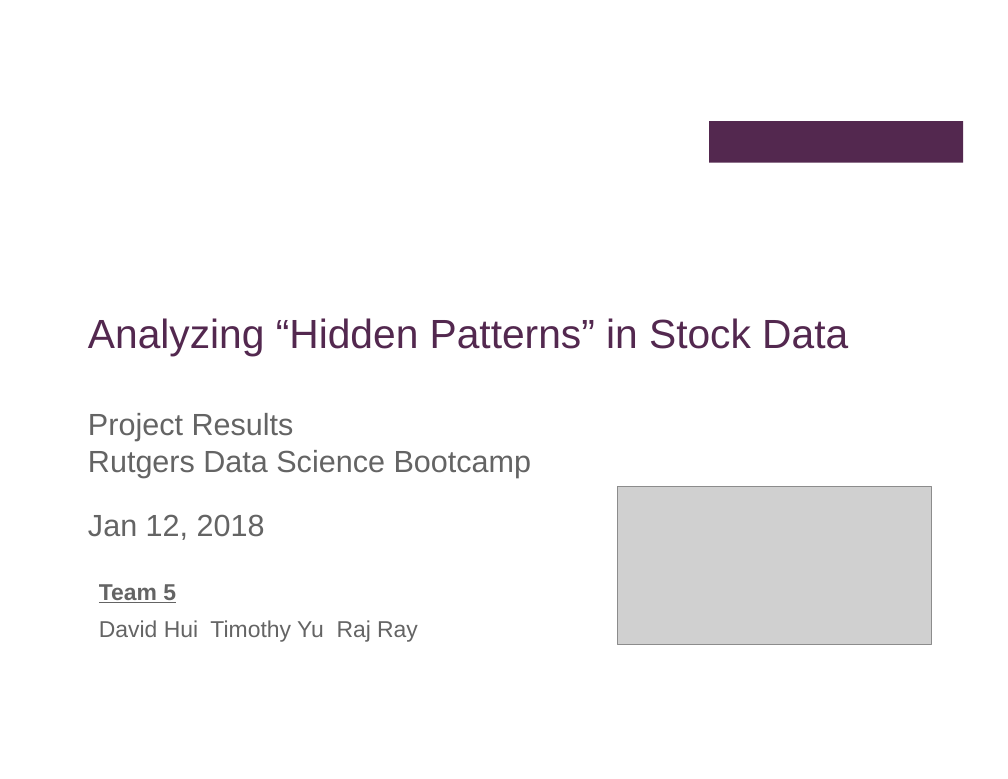
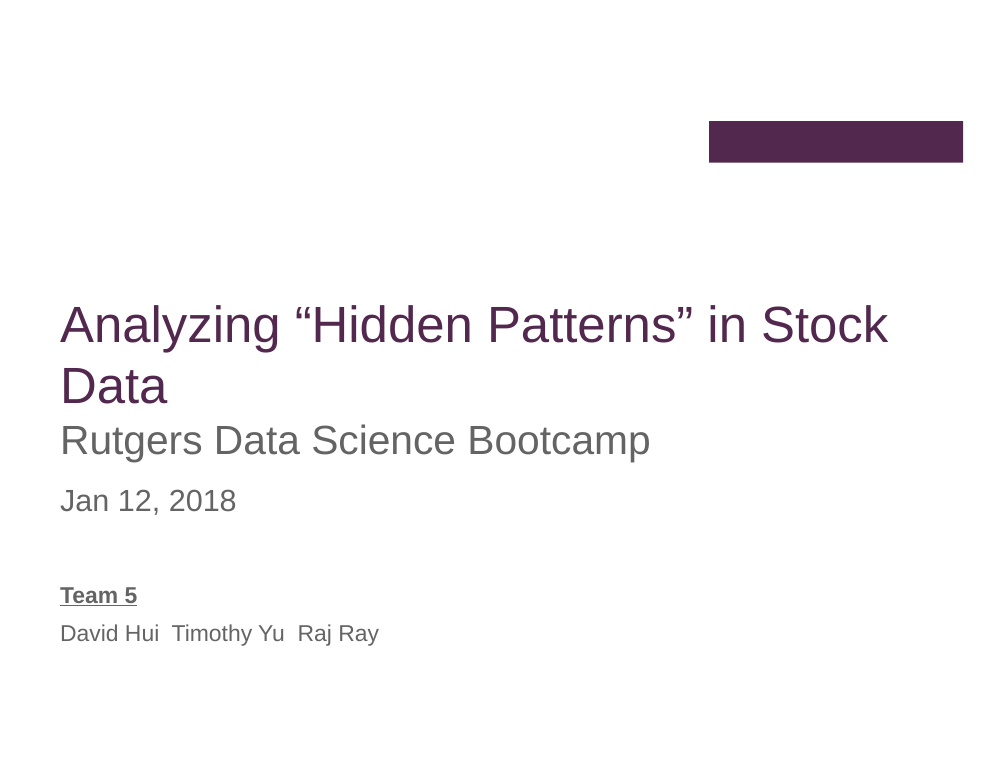
Before and after one commit to timothyyu/pr1-apple-stock-analysis, a slide deck: slide 1 of DataScience Project-One_Rutgers.pptx. Drawn at 1008x779 pixels with LibreOffice and Linux fonts; fonts in the diff are those of the drawing; grey boxes stand for pictures; background and template pictures are left out. Boxes give left, top, right and bottom in pixels: in the first picture for what was removed or moved away, otherwise in the second. Text is boxed around its words. In the diff, an @@ line names an element or a change of style, - is before the commit and + after.

```diff
--- a/DataScience Project-One_Rutgers.pptx
+++ b/DataScience Project-One_Rutgers.pptx
@@ title at [60, 305, 888, 462]: text changed; size 24 to 40 pt; text colour #646464 to #53284F @@
-Analyzing “Hidden Patterns” in Stock Data
-Project Results
-Rutgers Data Science Bootcamp
+Analyzing “Hidden Patterns” in Stock Data
+Rutgers Data Science Bootcamp
@@ text "Jan 12, 2018": place and size @@
-text "Jan 12, 2018" at [88, 514, 265, 540]
+text "Jan 12, 2018" at [60, 489, 237, 515]
@@ picture removed at [618, 487, 932, 644] @@
@@ text "Team 5": place and size @@
-text "Team 5" at [99, 584, 418, 642]
+text "Team 5" at [60, 587, 379, 646]
```
Also in this commit, not shown: 6 other slides changed, 10 slides added, 1 slide removed.
